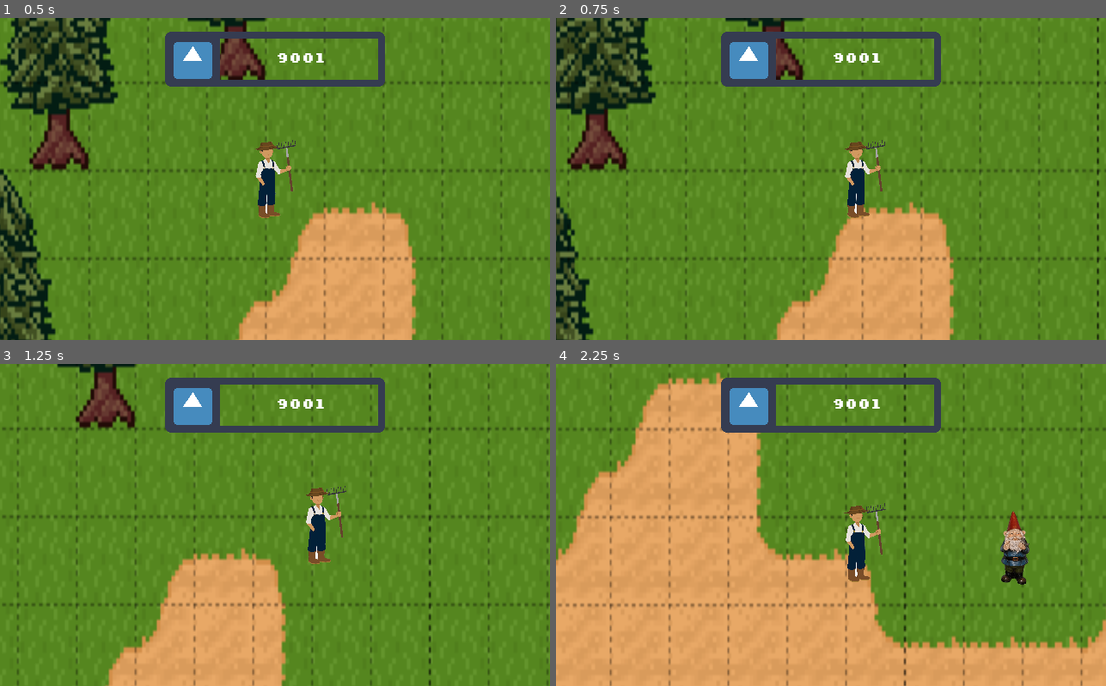
Above: before the commit, frames 1-4 (two rows, left to right).
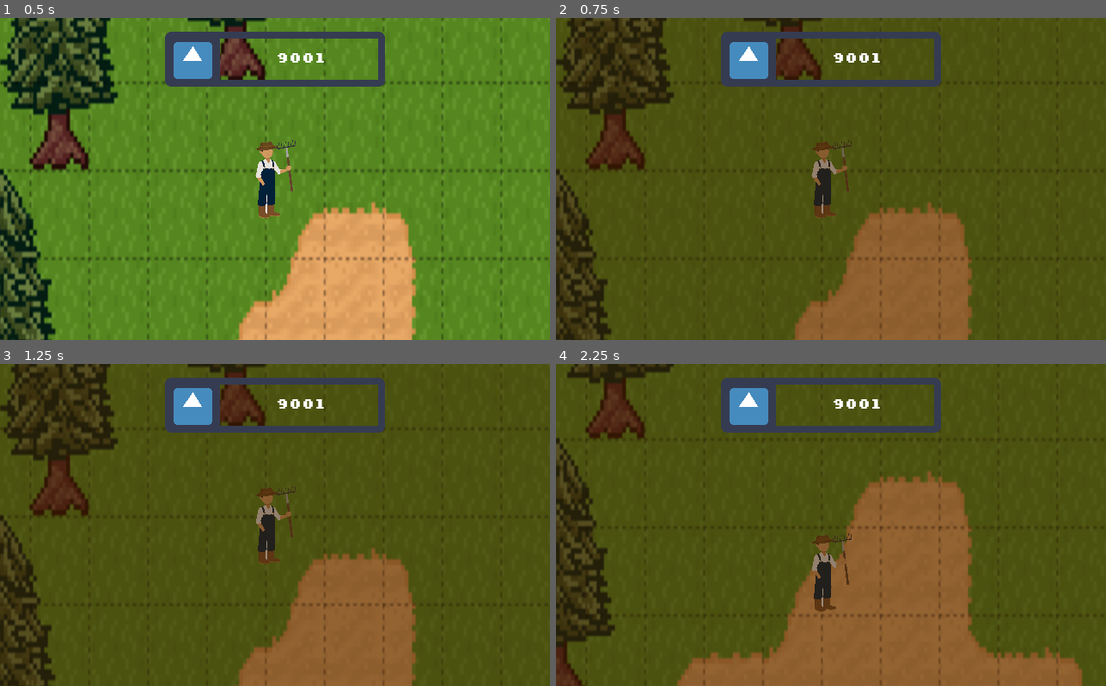
Above: after the commit, the same moments.

Repository: astro-panda/poo-farmer
Game: Godot game, scene res://Scenes/Main.tscn
The game is run twice, just before and just after one commit, with the same random seed, the same clock (stepped at 60 frames per second) and the same inputs. The engine's default icon, where the game draws it, is replaced by a stand-in: a white triangle on a blue panel in a dark square.
Inputs (mouse positions are in pixels of both pictures, inside the frame that each line leads up to):
- Up to frame 1 (0.5 s): no input
- Up to frame 2 (0.75 s): tap Enter at 0.5 s; move the mouse to (952, 162) at 0.52 s; hold Right (move_right) from 0.53 s (still down); hold Tab (store, bound only after the commit) from 0.53 s (still down); click (952, 162) at 0.67 s
- Up to frame 3 (1.25 s): keep holding Right (move_right); keep holding Tab (store, bound only after the commit)
- Up to frame 4 (2.25 s): move the mouse to (721, 541) at 1.27 s; release Right (move_right) at 1.28 s; release Tab (store, bound only after the commit) at 1.28 s; hold Down (move_down) 1.28-2.03 s; click (721, 541) at 1.35 s; tap Tab (store, bound only after the commit) at 1.55 s; move the mouse to (886, 454) at 2.02 s; hold Right (move_right) from 2.03 s (still down); hold Tab (store, bound only after the commit) from 2.03 s (still down); click (886, 454) at 2.17 s

Frame 1 is identical in both runs. In frame 2, 93% of the frame differs, in the area x 0-100%, y 0-100%; in frame 3, 95%; in frame 4, 96%.

Commit message:
Transitions from Main music to store and pause music after player interaction

Diff:
--- a/poofarmer/Scenes/Main.tscn
+++ b/poofarmer/Scenes/Main.tscn
@@ -6,6 +6,9 @@
 [ext_resource path="res://Scenes/Gnome.tscn" type="PackedScene" id=4]
 [ext_resource path="res://Audio/Poo Farmer Peacetime.mp3" type="AudioStream" id=5]
 [ext_resource path="res://Audio/forest-background.wav" type="AudioStream" id=6]
+[ext_resource path="res://Audio/Poo Farmer Poo Store.mp3" type="AudioStream" id=7]
+[ext_resource path="res://Scenes/UI/ModalWindow.tscn" type="PackedScene" id=9]
+[ext_resource path="res://Scripts/MusicAutomaton.gd" type="Script" id=10]
 
 [sub_resource type="RectangleShape2D" id=1]
 extents = Vector2( 1024, 1024 )
@@ -17,6 +20,86 @@
 "name": "default",
 "speed": 5.0
 } ]
+
+[sub_resource type="Animation" id=3]
+resource_name = "Main To Shop"
+length = 2.0
+tracks/0/type = "value"
+tracks/0/path = NodePath("ShopMusicPlayer:volume_db")
+tracks/0/interp = 1
+tracks/0/loop_wrap = true
+tracks/0/imported = false
+tracks/0/enabled = true
+tracks/0/keys = {
+"times": PoolRealArray( 0, 2 ),
+"transitions": PoolRealArray( 1.66, 5.66 ),
+"update": 0,
+"values": [ -80.0, 0.0 ]
+}
+tracks/1/type = "value"
+tracks/1/path = NodePath("BackgroundMusicPlayer:volume_db")
+tracks/1/interp = 0
+tracks/1/loop_wrap = true
+tracks/1/imported = false
+tracks/1/enabled = true
+tracks/1/keys = {
+"times": PoolRealArray( 0, 2 ),
+"transitions": PoolRealArray( 1.66, 5.66 ),
+"update": 0,
+"values": [ 0.0, -80.0 ]
+}
+tracks/2/type = "value"
+tracks/2/path = NodePath("BackgroundEnvPlayer:volume_db")
+tracks/2/interp = 1
+tracks/2/loop_wrap = true
+tracks/2/imported = false
+tracks/2/enabled = true
+tracks/2/keys = {
+"times": PoolRealArray( 0, 2 ),
+"transitions": PoolRealArray( 1, 1 ),
+"update": 0,
+"values": [ 0.0, -80.0 ]
+}
+
+[sub_resource type="Animation" id=4]
+resource_name = "Poose Screen"
+length = 0.1
+tracks/0/type = "value"
+tracks/0/path = NodePath("ShopMusicPlayer:volume_db")
+tracks/0/interp = 1
+tracks/0/loop_wrap = true
+tracks/0/imported = false
+tracks/0/enabled = true
+tracks/0/keys = {
+"times": PoolRealArray( 0 ),
+"transitions": PoolRealArray( 1.66 ),
+"update": 1,
+"values": [ -80.0 ]
+}
+tracks/1/type = "value"
+tracks/1/path = NodePath("BackgroundMusicPlayer:volume_db")
+tracks/1/interp = 0
+tracks/1/loop_wrap = true
+tracks/1/imported = false
+tracks/1/enabled = true
+tracks/1/keys = {
+"times": PoolRealArray( 0 ),
+"transitions": PoolRealArray( 1.66 ),
+"update": 1,
+"values": [ 0.0 ]
+}
+tracks/2/type = "value"
+tracks/2/path = NodePath("BackgroundEnvPlayer:volume_db")
+tracks/2/interp = 1
+tracks/2/loop_wrap = true
+tracks/2/imported = false
+tracks/2/enabled = true
+tracks/2/keys = {
+"times": PoolRealArray( 0 ),
+"transitions": PoolRealArray( 1 ),
+"update": 1,
+"values": [ -80.0 ]
+}
 
 [node name="Main" type="Node"]
 
@@ -37,21 +120,42 @@
 frames = SubResource( 2 )
 centered = false
 
-[node name="Player" parent="." instance=ExtResource( 1 )]
-position = Vector2( 352, 216 )
+[node name="Gnome" parent="Background" instance=ExtResource( 4 )]
+position = Vector2( 812, 447 )
 
 [node name="Control" parent="." instance=ExtResource( 3 )]
 margin_bottom = 8.0
 
-[node name="Gnome" parent="." instance=ExtResource( 4 )]
-position = Vector2( 812, 447 )
+[node name="Player" parent="." instance=ExtResource( 1 )]
+position = Vector2( 352, 216 )
+
+[node name="ModalWindow" parent="Player" instance=ExtResource( 9 )]
 
 [node name="BackgroundMusicPlayer" type="AudioStreamPlayer" parent="."]
+pause_mode = 2
 stream = ExtResource( 5 )
 autoplay = true
 bus = "Bkgd Music"
 
 [node name="BackgroundEnvPlayer" type="AudioStreamPlayer" parent="."]
+pause_mode = 2
 stream = ExtResource( 6 )
 autoplay = true
 bus = "Environment"
+
+[node name="ShopMusicPlayer" type="AudioStreamPlayer" parent="."]
+pause_mode = 2
+stream = ExtResource( 7 )
+volume_db = -80.0
+autoplay = true
+bus = "Shop Music"
+
+[node name="MusicAutomaton" type="AnimationPlayer" parent="."]
+pause_mode = 2
+"anims/Main To Shop" = SubResource( 3 )
+"anims/Poose Screen" = SubResource( 4 )
+script = ExtResource( 10 )
+
+[connection signal="store_opened" from="Background/Gnome" to="Player/ModalWindow" method="_on_Gnome_store_opened"]
+[connection signal="store_opened" from="Background/Gnome" to="MusicAutomaton" method="_on_Gnome_store_opened"]
+[connection signal="game_play_state_changed" from="Player/ModalWindow" to="MusicAutomaton" method="_on_ModalWindow_game_play_state_changed"]
--- a/poofarmer/Scripts/Gnome.gd
+++ b/poofarmer/Scripts/Gnome.gd
@@ -1,4 +1,6 @@
 extends Area2D
+
+signal store_opened(opened)
 
 var player_in_range = false
 
@@ -7,6 +9,13 @@
 # Called when the node enters the scene tree for the first time.
 func _ready():
 	pass # Replace with function body.
+
+func _unhandled_input(event):
+	var should_open_store = event is InputEventMouseButton && (event as InputEventMouseButton).button_index == 1 && player_in_range && event.is_pressed()
+	if should_open_store:
+		emit_signal("store_opened", true)
+	elif event.is_action_pressed("store"):
+		emit_signal("store_opened", false)
 
 func _on_Gnome_area_entered(body: Node):
 	if(body.is_in_group("player")):
@@ -18,9 +27,3 @@
 	if(body.is_in_group("player")):
 		sprite.animation = "default"
 		player_in_range = false
-
-
-func _unhandled_input(event):
-	var should_open_store = event is InputEventMouseButton && (event as InputEventMouseButton).button_index == 1 && player_in_range && event.is_pressed()
-	if(should_open_store):
-		print("clicky clicky");
--- a/poofarmer/Scripts/ModalWindow.gd
+++ b/poofarmer/Scripts/ModalWindow.gd
@@ -1,15 +1,27 @@
 extends Control
+
+signal game_play_state_changed(playing)
 
 var is_paused = false setget set_is_paused
 
+func _ready():
+	visible = false
+
+
 func _unhandled_input(event):
-	if event.is_action_pressed("pause"):
+	if event.is_action_pressed("pause") || event.is_action_pressed("store"):
 		self.is_paused = !is_paused
 
 func set_is_paused(value):
 	is_paused = value
 	get_tree().paused = is_paused
 	visible = is_paused
+	emit_signal("game_play_state_changed", !is_paused)
 
 func _on_StartButton_pressed():
 	self.is_paused = false
+	emit_signal("game_play_state_changed", !is_paused)
+
+
+func _on_Gnome_store_opened(opened):
+	set_is_paused(opened)
--- /dev/null
+++ b/poofarmer/Scripts/MusicAutomaton.gd
@@ -0,0 +1,28 @@
+extends AnimationPlayer
+
+
+# Declare member variables here. Examples:
+# var a = 2
+# var b = "text"
+
+
+# Called when the node enters the scene tree for the first time.
+func _ready():
+	pass # Replace with function body.
+
+
+# Called every frame. 'delta' is the elapsed time since the previous frame.
+#func _process(delta):
+#	pass
+
+
+func _on_ModalWindow_game_play_state_changed(playing: bool):
+	if !playing:
+		play("Poose Screen")
+
+
+func _on_Gnome_store_opened(opened: bool):
+	if opened:
+		play("Main To Shop")
+	else:
+		play_backwards("Main To Shop")
--- a/poofarmer/default_bus_layout.tres
+++ b/poofarmer/default_bus_layout.tres
@@ -25,3 +25,9 @@
 bus/3/bypass_fx = false
 bus/3/volume_db = -3.32682
 bus/3/send = "Background"
+bus/4/name = "Shop Music"
+bus/4/solo = false
+bus/4/mute = false
+bus/4/bypass_fx = false
+bus/4/volume_db = 0.0
+bus/4/send = "Background"
--- a/poofarmer/project.godot
+++ b/poofarmer/project.godot
@@ -89,6 +89,11 @@
 "events": [ Object(InputEventKey,"resource_local_to_scene":false,"resource_name":"","device":0,"alt":false,"shift":false,"control":false,"meta":false,"command":false,"pressed":false,"scancode":16777217,"physical_scancode":0,"unicode":0,"echo":false,"script":null)
  ]
 }
+store={
+"deadzone": 0.5,
+"events": [ Object(InputEventKey,"resource_local_to_scene":false,"resource_name":"","device":0,"alt":false,"shift":false,"control":false,"meta":false,"command":false,"pressed":false,"scancode":0,"physical_scancode":16777218,"unicode":0,"echo":false,"script":null)
+ ]
+}
 
 [mono]
 
Not shown, added: poofarmer/Audio/Poo Farmer Poo Store.mp3.import
Not shown: 1 places in poofarmer/Scenes/Main.tscn that only renumber resources
Not shown, added: poofarmer/Audio/Poo Farmer Poo Store.mp3
